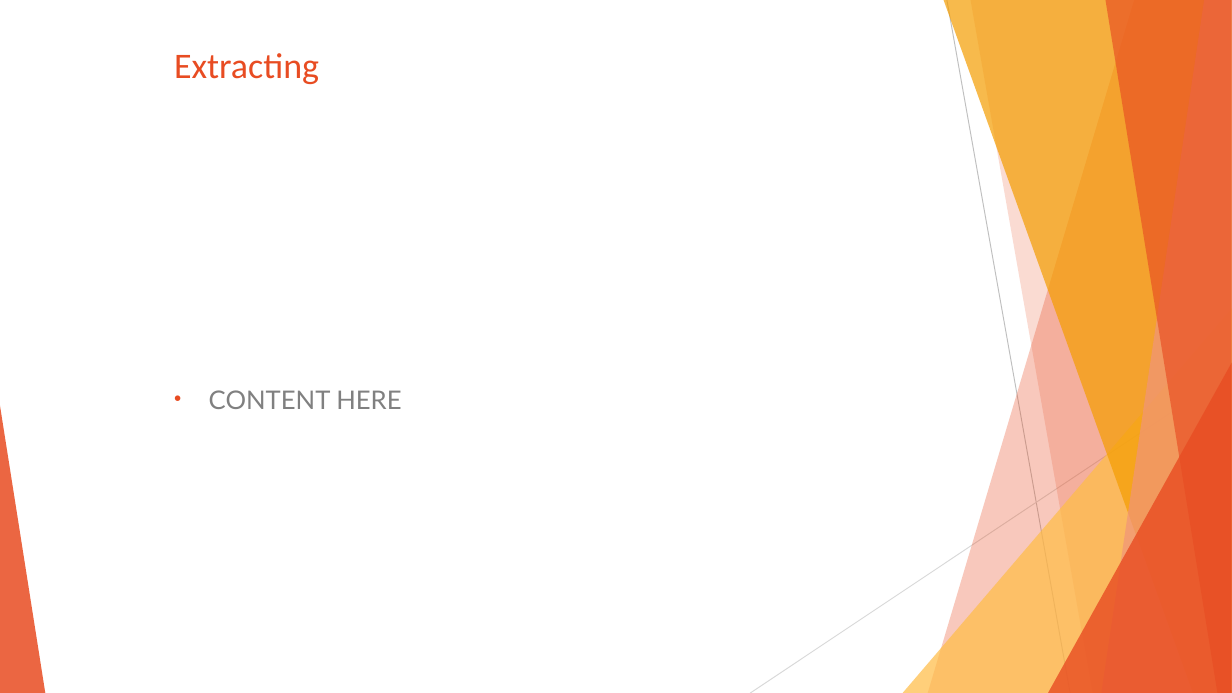
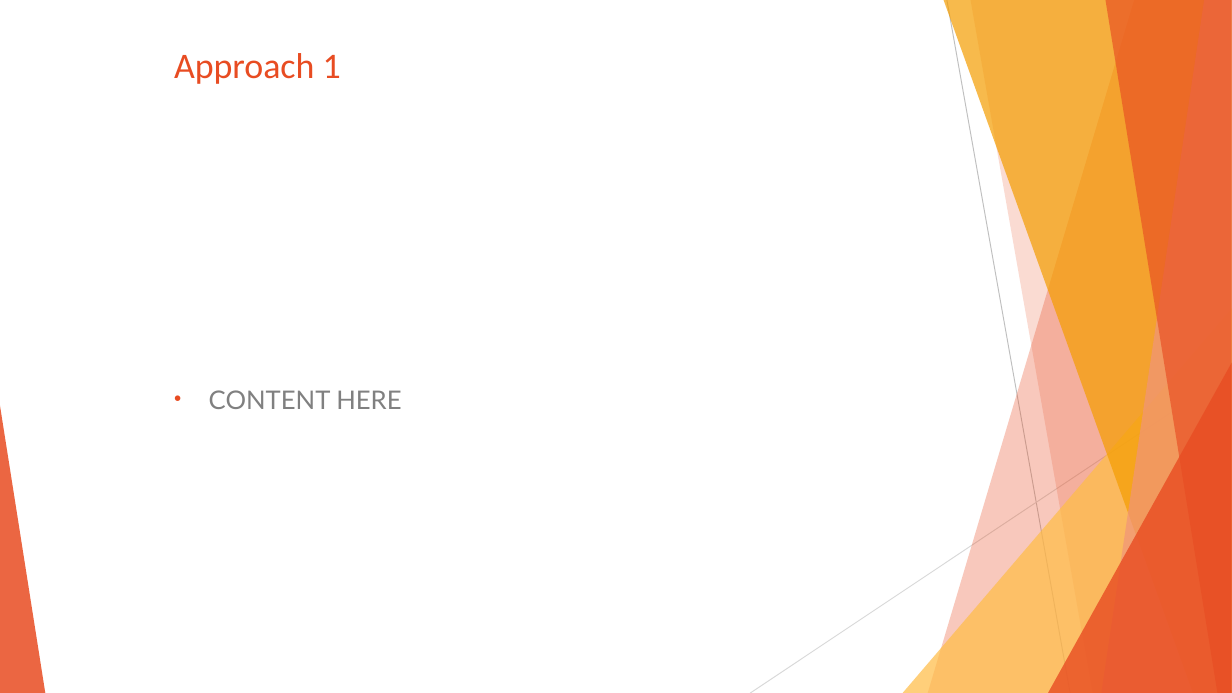
Before and after one commit to SanabuW/NYT-API-Analysis, a slide deck: slide 6 of common/(presentation_temp_file).pptx (slide 5 before the commit). Drawn at 1232x693 pixels with LibreOffice and Linux fonts; fonts in the diff are those of the drawing. Boxes give left, top, right and bottom in pixels: in the first picture for what was removed or moved away, otherwise in the second. Text is boxed around its words. In the diff, an @@ line names an element or a change of style, - is before the commit and + after.

```diff
--- a/common/(presentation_temp_file).pptx
+++ b/common/(presentation_temp_file).pptx
@@ title at (x1=174, y1=53, x2=341, y2=84): text changed @@
-Extracting
+Approach 1
```
Also in this commit, not shown: 9 other slides changed, 8 slides added, 8 other files.
